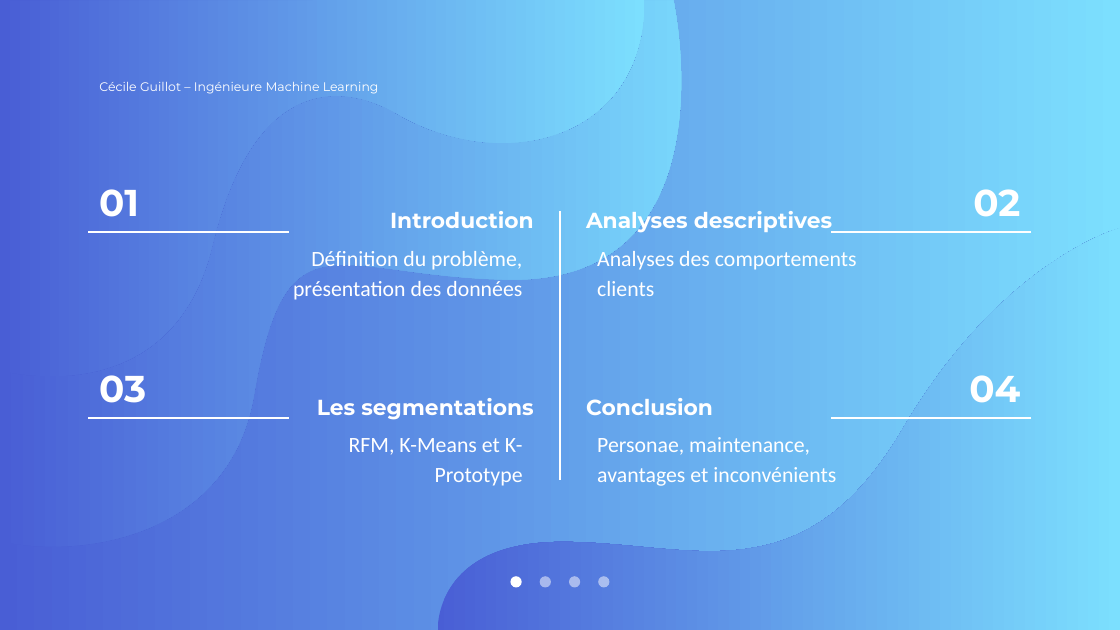
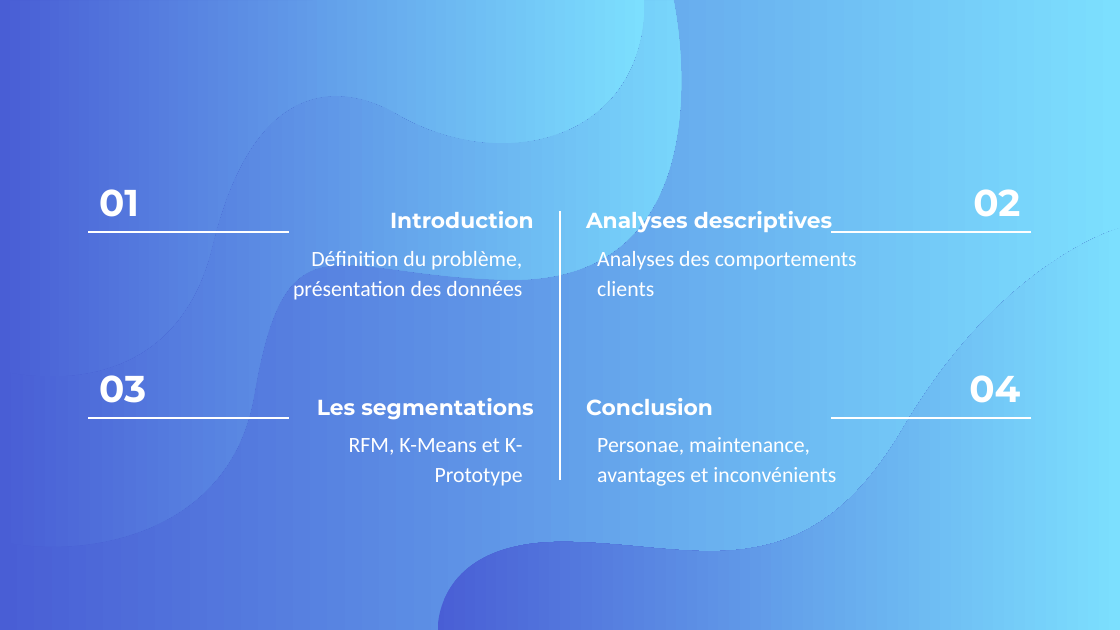
Before and after one commit to Sylvariane/segmentez_les_clients, a slide deck: slide 2 of POlist_03_presentation.pptx. Drawn at 1120x630 pixels with LibreOffice and Linux fonts; fonts in the diff are those of the drawing. Boxes give left, top, right and bottom in pixels: in the first picture for what was removed or moved away, otherwise in the second. Text is boxed around its words. In the diff, an @@ line names an element or a change of style, - is before the commit and + after.

```diff
--- a/POlist_03_presentation.pptx
+++ b/POlist_03_presentation.pptx
@@ subtitle removed at (99, 82, 379, 94) @@
-Cécile Guillot – Ingénieure Machine Learning
@@ group removed at (511, 577, 609, 588): 4 ellipses @@
```
Also in this commit, not shown: 22 other slides changed, 9 other files.
